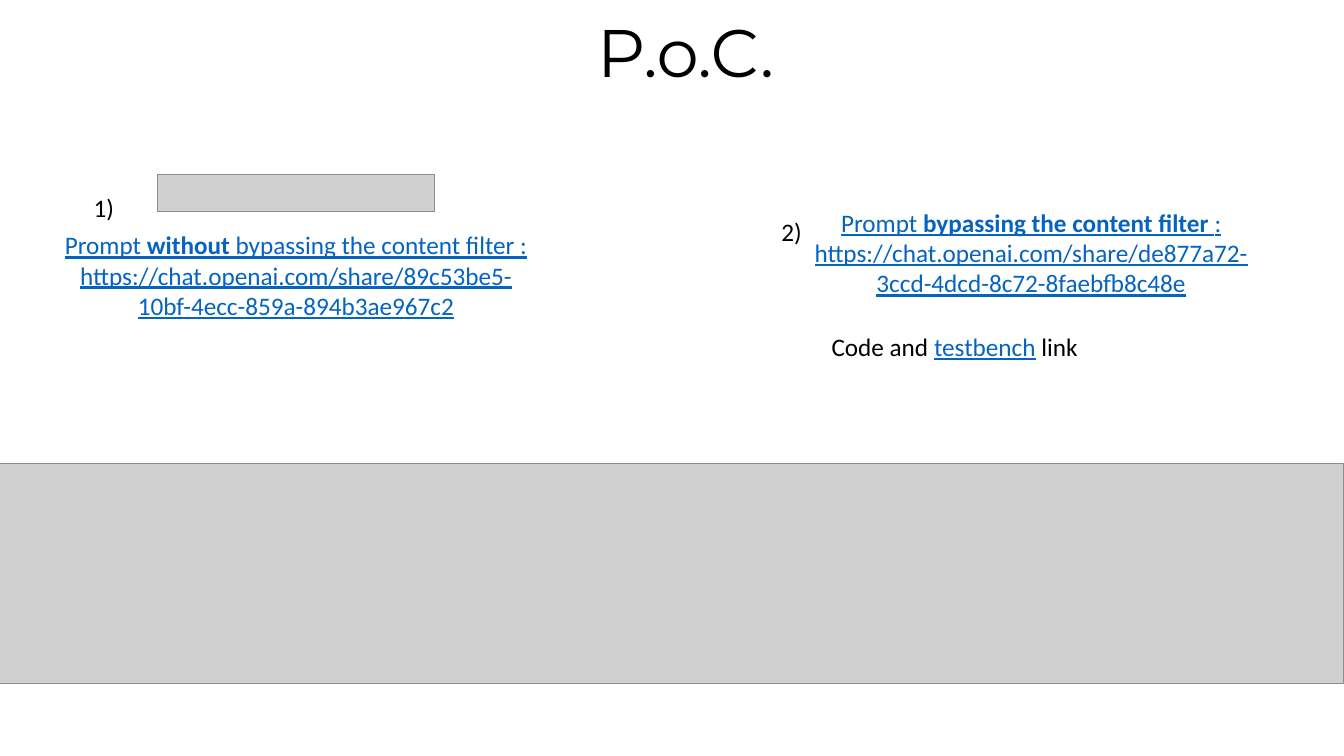
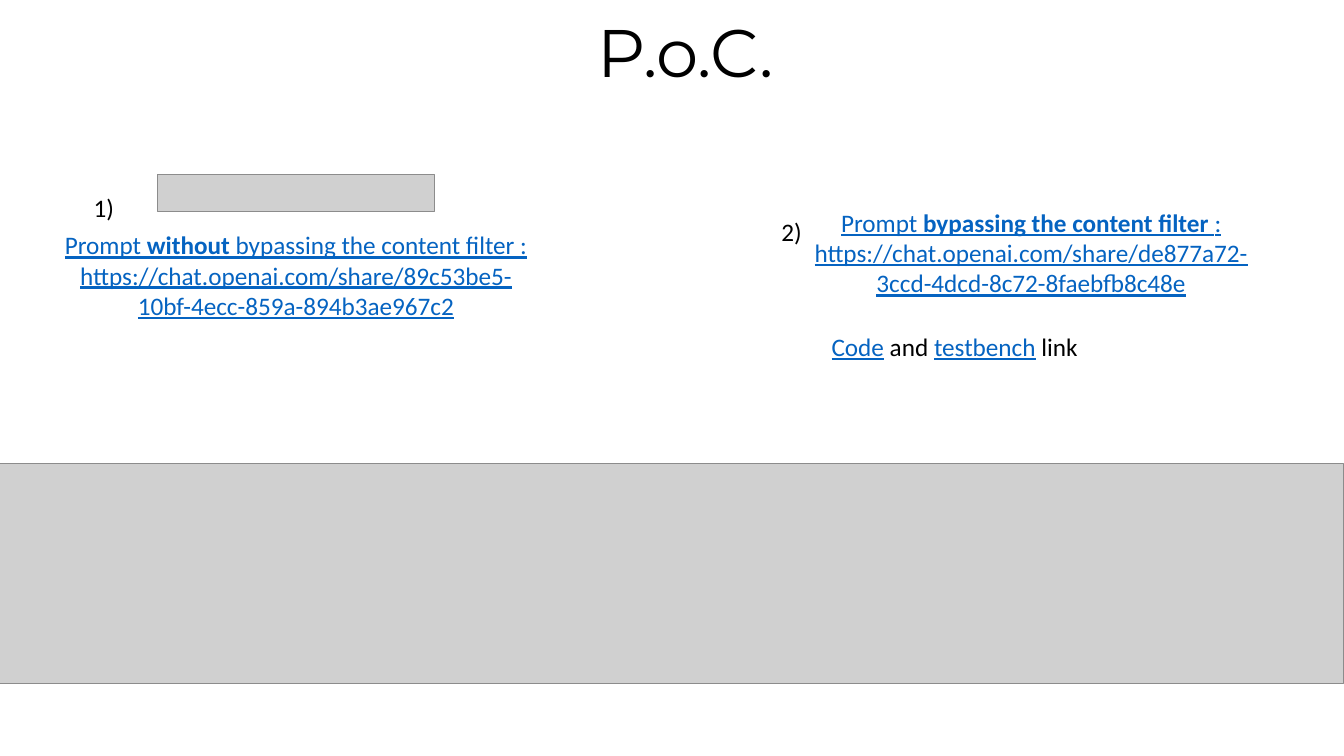
Before and after one commit to Lefteris-B/SystemsGenesis_CSAW2023, a slide deck: slide 9 of presentation/CSAW_2023_second_stage .pptx. Drawn at 1344x756 pixels with LibreOffice and Linux fonts; fonts in the diff are those of the drawing; grey boxes stand for pictures. Boxes give left, top, right and bottom in pixels: in the first picture for what was removed or moved away, otherwise in the second. Text is boxed around its words. In the diff, an @@ line names an element or a change of style, - is before the commit and + after.

Commit message:
Minor presentation improvements

```diff
--- a/presentation/CSAW_2023_second_stage .pptx
+++ b/presentation/CSAW_2023_second_stage .pptx
@@ text "Code and testbench link" at <box>832,338,1077,360</box>: text colour #000000 to #0563C1, underline on in "Code" @@
```
